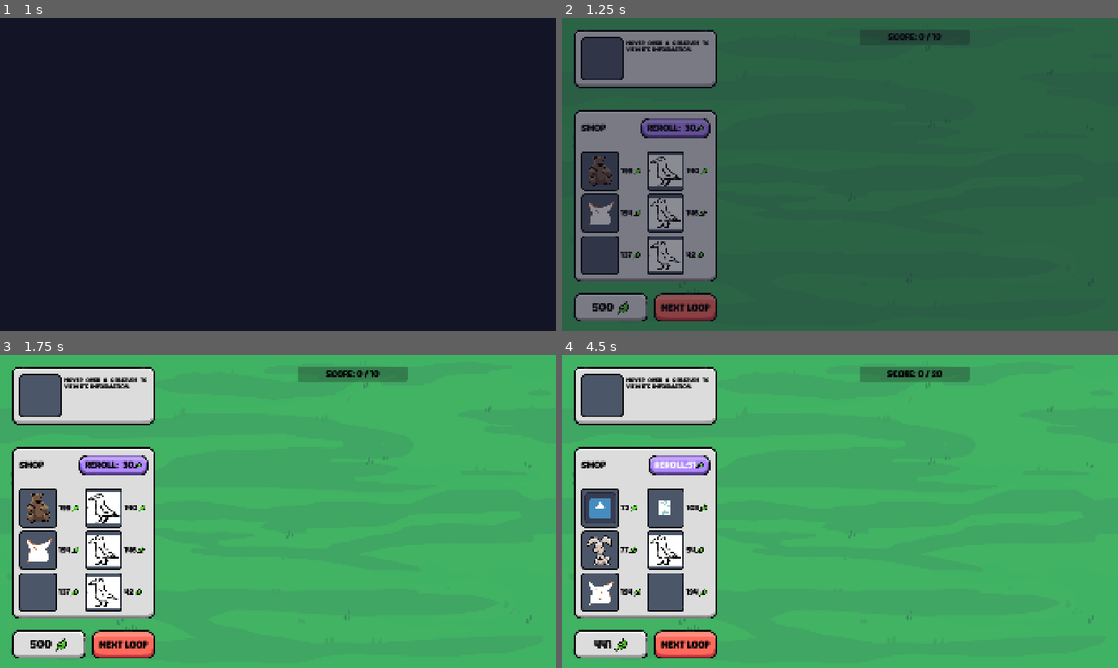
Above: before the commit, frames 1-4 (two rows, left to right).
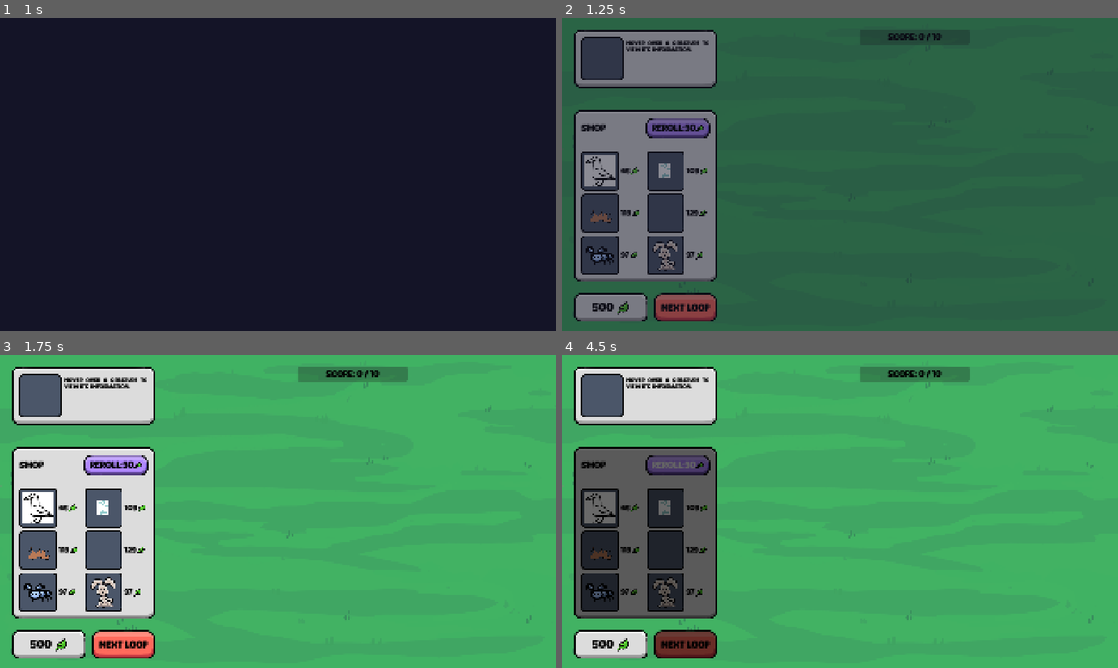
Above: after the commit, the same moments.

Repository: elliotfontaine/gmtk-2025-submission
Game: Godot game, scene res://scenes/main_menu.tscn
Two runs of this game, one before a commit and one after it. Both use one fixed random seed, a clock stepped at 60 frames per second and the inputs below. The engine's default icon, where the game draws it, is replaced by a stand-in: a white triangle on a blue panel in a dark square.
Inputs:
- Up to frame 1 (1 s): click "play." at 0.5 s
- Up to frame 2 (1.25 s): no input
- Up to frame 3 (1.75 s): click "Next Loop" at 1.25 s
- Up to frame 4 (4.5 s): click "Next Loop" at 2 s; click "REROLL:30" at 2.75 s; click "REROLL:36" (after the commit: "REROLL:30") at 3.5 s; click "REROLL:43" (after the commit: "REROLL:30") at 4.25 s

Frame 1 is identical in both runs. In frame 2, 3.0% of the frame differs, in the area x 4-26%, y 32-81%; in frame 3, 3.1%; in frame 4, 14%, in the area x 2-69%, y 4-97%.

Commit message:
continue or defeat

Diff:
--- a/scenes/world.gd
+++ b/scenes/world.gd
@@ -103,10 +103,15 @@
 		next_loop_button.modulate = Color.DIM_GRAY
 		shop_panel.modulate = Color.DIM_GRAY
 		await run_loop()
-		next_level()
-		currently_looping = false
-		next_loop_button.modulate = Color.WHITE
-		shop_panel.modulate = Color.WHITE
+
+		if score_current > score_target:
+			next_loop_button.modulate = Color.WHITE
+			shop_panel.modulate = Color.WHITE
+			currently_looping = false
+			money += 50
+			next_level()
+		else:
+			defeat()
 
 func run_loop() -> void:
 	await do_on_loop_start_actions()
@@ -131,12 +136,10 @@
 
 	await do_on_loop_end_actions()
 
-
 	print("scored this loop: ",score_current)
-	reroll_price = 30
-	shop_panel.re_roll.text = "REROLL:" + str(reroll_price)
-	money += 50
-	shop_panel.do_reroll()
+
+func defeat() -> void:
+	pass
 
 #region creature action matchers
 
@@ -524,6 +527,10 @@
 	progress_bar_score.max_value = score_target
 	update_score_display()
 
+	reroll_price = 30
+	shop_panel.re_roll.text = "REROLL:" + str(reroll_price)
+	shop_panel.do_reroll()
+
 func update_score_display() -> void:
 	label_score.text = "SCORE: %s / %s" % [score_current, score_target]
 	progress_bar_score.value = score_current
@@ -600,9 +607,6 @@
 
 var reroll_price :int = 30
 
-#endregion
-
-
 func _on_shop_panel_rerolled() -> void:
 	if not currently_looping:
 		if money > reroll_price:
@@ -611,3 +615,5 @@
 
 			reroll_price += (reroll_price/5)
 			shop_panel.re_roll.text = "REROLL:" + str(reroll_price)
+
+#endregion
